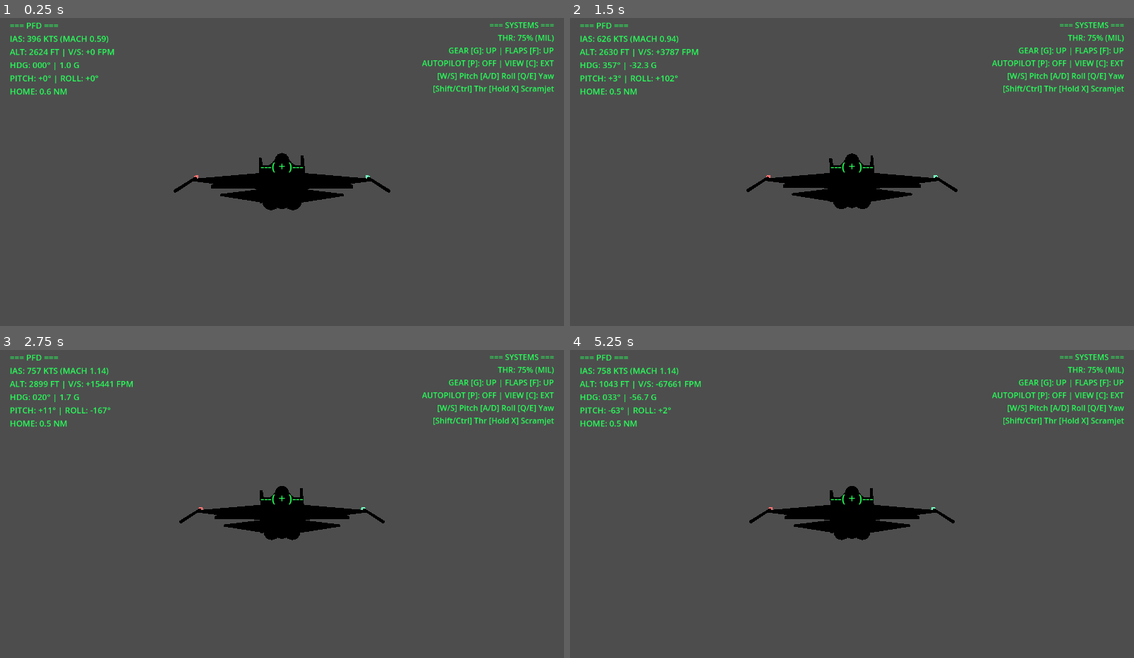
Above: before the commit, frames 1-4 (two rows, left to right).
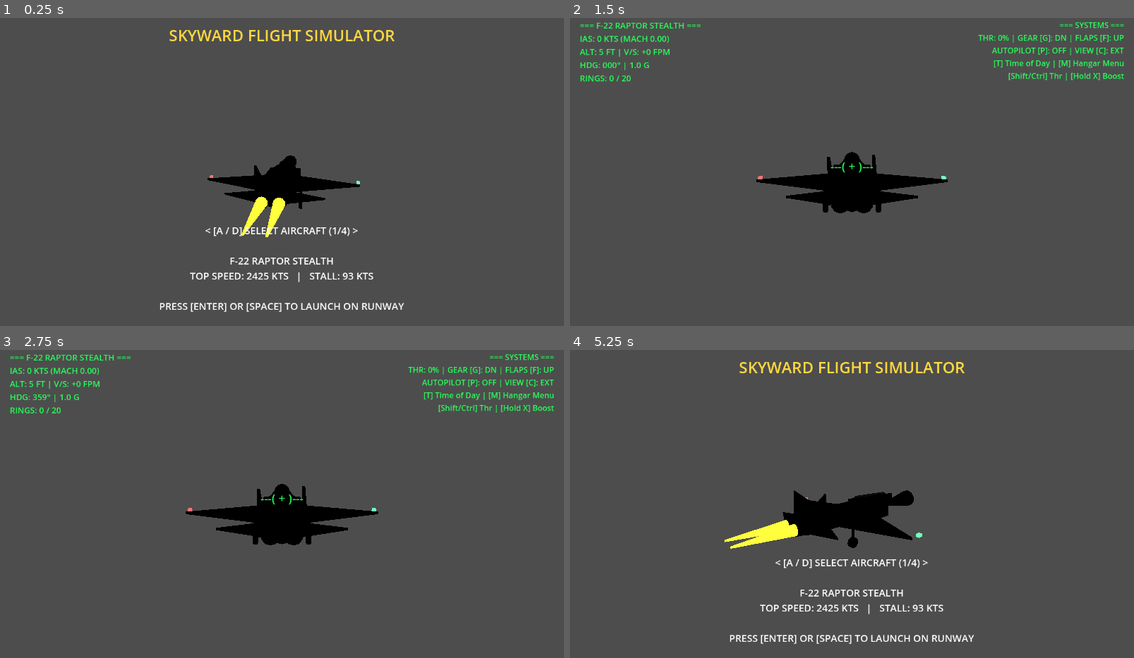
Above: after the commit, the same moments.

Repository: owentech30/Jetsim
Game: Godot game, scene res://main.tscn
Two runs of this game, one before a commit and one after it. Both use one fixed random seed, a clock stepped at 60 frames per second and the inputs below.
Inputs:
- Up to frame 1 (0.25 s): no input
- Up to frame 2 (1.5 s): tap Enter (ui_accept) at 0.5, 0.77, 1.07 s; hold Right (ui_right) 0.53-1.28 s; hold Space 0.53-1.28 s; tap M at 0.8, 1.35 s; hold W (pitch_down) from 1.28 s (still down)
- Up to frame 3 (2.75 s): tap Enter (ui_accept) at 1.52, 1.82 s; tap T at 1.55 s; release W (pitch_down) at 2.03 s; hold Right (ui_right) from 2.03 s (still down); hold T from 2.03 s (still down); tap X at 2.3 s
- Up to frame 4 (5.25 s): release Right (ui_right) at 2.78 s; release T at 2.78 s; hold S (pitch_up) 2.78-3.53 s; tap X at 2.85 s; tap Enter (ui_accept) at 3.02, 3.05, 3.32, 3.5, 3.6, 3.77, 4.07, 4.25, 4.52, 4.82 s; hold Space 3.53-4.28 s; hold Left (ui_left) 3.53-5.03 s; tap Space at 4.35 s; tap M at 4.55 s; hold W (pitch_down) from 5.03 s (still down); hold M from 5.03 s (still down)

The runs differ from the first frame. In frame 1, 5.3% of the frame differs, in the area x 1-99%, y 1-96%; in frame 2, 3.2%; in frame 3, 3.3%; in frame 4, 6.2%.

Commit message:
Implement aircraft data structure and flight updates
Added aircraft data structure and updated flight dynamics.

Diff:
--- a/jet.gd
+++ b/jet.gd
@@ -1,19 +1,39 @@
 extends CharacterBody3D
 
-var spd := 180.0
-var thr := 0.75
+const PLANES = [
+	{"name": "F-22 RAPTOR STEALTH", "mil": 520.0, "ab": 1250.0, "stall": 48.0, "acc": 95.0, "turn": 1.45, "roll": 2.4, "col": Color(0.36, 0.4, 0.45), "type": "f22"},
+	{"name": "SR-71 BLACKBIRD", "mil": 850.0, "ab": 1950.0, "stall": 75.0, "acc": 120.0, "turn": 1.0, "roll": 1.7, "col": Color(0.11, 0.12, 0.15), "type": "sr71"},
+	{"name": "CESSNA 172 SKYHAWK", "mil": 115.0, "ab": 145.0, "stall": 26.0, "acc": 35.0, "turn": 1.25, "roll": 1.8, "col": Color(0.92, 0.92, 0.94), "type": "cessna"},
+	{"name": "A-10 THUNDERBOLT II", "mil": 280.0, "ab": 420.0, "stall": 38.0, "acc": 65.0, "turn": 1.65, "roll": 2.1, "col": Color(0.33, 0.37, 0.32), "type": "a10"}
+]
+
+var state := "MENU"
+var sel := 0
+var spd := 0.0
+var thr := 0.0
 var flaps := false
-var gear := false
+var gear := true
 var pit := false
 var ap := false
-var p_alt := 800.0
+var p_alt := 1.8
 var p_vel := Vector3.ZERO
 var cd := 0.0
-
+var tod := 0.25
+var score := 0
+var orbit := 0.0
+
+var body_root: Node3D
+var prop: MeshInstance3D
 var cam: Camera3D
 var dash: Node3D
 var g_grp: Node3D
 var fl: Array[MeshInstance3D] = []
+var rings: Array[Node3D] = []
+var sun: DirectionalLight3D
+var sky_mat: ProceduralSkyMaterial
+var menu_ui: Control
+var flight_ui: Control
+var menu_lbl: Label
 var hl: Label
 var hr: Label
 var hw: Label
@@ -58,7 +78,7 @@
 	c.radial_segments = 10
 	return _mk(p, c, pos, mat, rot)
 
-func _lb(cv: CanvasLayer, anc: int, off: Vector4, col: Color, sz: int, al := HORIZONTAL_ALIGNMENT_LEFT) -> Label:
+func _lb(p: Node, anc: int, off: Vector4, col: Color, sz: int, al := HORIZONTAL_ALIGNMENT_LEFT) -> Label:
 	var l = Label.new()
 	l.set_anchors_preset(anc)
 	l.offset_left = off.x
@@ -68,75 +88,130 @@
 	l.horizontal_alignment = al
 	l.add_theme_color_override("font_color", col)
 	l.add_theme_font_size_override("font_size", sz)
-	cv.add_child(l)
+	p.add_child(l)
 	return l
+func _build_aircraft(idx: int) -> void:
+	if body_root:
+		body_root.queue_free()
+	fl.clear()
+	prop = null
+	body_root = Node3D.new()
+	add_child(body_root)
+
+	var p = PLANES[idx]
+	var hull = _mat(p["col"], 0.55)
+	var trim = _mat(Color(0.2, 0.22, 0.26), 0.65)
+	var gls = _mat(Color(0.85, 0.62, 0.18), 0.9, false, 0.85)
+	var drk = _mat(Color(0.11, 0.12, 0.14), 0.3)
+	var flame = _mat(Color(1.0, 0.5, 0.08), 0.0, true)
+
+	if p["type"] == "cessna":
+		_bx(body_root, Vector3(1.1, 1.1, 4.6), Vector3(0, 0.1, 0.2), hull)
+		_pr(body_root, Vector3(0.9, 2.8, 0.9), Vector3(0, 0.1, 3.6), hull, Vector3(90, 0, 0))
+		_bx(body_root, Vector3(1.05, 0.55, 1.8), Vector3(0, 0.45, -0.6), _mat(Color(0.2, 0.45, 0.7), 0.5, false, 0.8))
+		_bx(body_root, Vector3(10.8, 0.12, 1.5), Vector3(0, 0.85, -0.2), hull)
+		_bx(body_root, Vector3(3.6, 0.1, 0.9), Vector3(0, 0.2, 4.4), trim)
+		_pr(body_root, Vector3(1.4, 1.5, 0.12), Vector3(0, 0.95, 4.3), _mat(Color(0.85, 0.2, 0.2)), Vector3(0, 90, 0))
+		prop = _bx(body_root, Vector3(2.1, 0.18, 0.06), Vector3(0, 0.1, -2.25), drk)
+	else:
+		var len_m = 1.35 if p["type"] == "sr71" else 1.0
+		_cy(body_root, 0.65, 0.82, 6.2 * len_m, Vector3(0, 0, 0.4), hull, Vector3(90, 0, 0))
+		_cy(body_root, 0.02, 0.65, 3.4 * len_m, Vector3(0, -0.05, -4.4 * len_m), trim, Vector3(90, 0, 0))
+		_cy(body_root, 0.32, 0.48, 2.6, Vector3(0, 0.55, -1.7), gls, Vector3(84, 0, 0))
+		_pr(body_root, Vector3(1.5, 3.8, 0.85), Vector3(0, 0.25, -2.2), hull, Vector3(-90, 0, 0))
+		for s in [-1.0, 1.0]:
+			_bx(body_root, Vector3(0.65, 0.72, 3.2), Vector3(0.88 * s, -0.08, -0.6), trim)
+			_cy(body_root, 0.36, 0.44, 0.9, Vector3(0.45 * s, 0, 3.85), drk, Vector3(90, 0, 0))
+			if p["type"] == "a10":
+				_bx(body_root, Vector3(5.6, 0.15, 1.8), Vector3(3.1 * s, 0.05, 0.4), hull)
+				_cy(body_root, 0.45, 0.45, 2.2, Vector3(1.1 * s, 0.65, 2.2), trim, Vector3(90, 0, 0))
+			else:
+				_pr(body_root, Vector3(3.4, 4.4 * len_m, 0.14), Vector3(2.9 * s, 0.02, 0.9), hull, Vector3(90, 90 * s, 0))
+			_bx(body_root, Vector3(0.16, 0.16, 0.25), Vector3(5.1 * s, 0.05, 0.35), _mat(Color(1, 0.15, 0.15) if s < 0 else Color(0.15, 1, 0.25), 0, true))
+			_pr(body_root, Vector3(1.8, 2.2, 0.1), Vector3(1.7 * s, 0, 3.4), trim, Vector3(90, 90 * s, 0))
+			_pr(body_root, Vector3(1.9, 1.8, 0.12), Vector3(0.95 * s, 0.9, 3.1), hull, Vector3(0, 90, -24 * s))
+			fl.append(_cy(body_root, 0.05, 0.34, 3.2, Vector3(0.45 * s, 0, 5.7), flame, Vector3(90, 0, 0)))
+
+	g_grp = Node3D.new()
+	body_root.add_child(g_grp)
+	for gp in [Vector3(0, -0.85, -2.5), Vector3(-1.4, -0.85, 1.2), Vector3(1.4, -0.85, 1.2)]:
+		_cy(g_grp, 0.08, 0.08, 0.95, gp, trim)
+		_cy(g_grp, 0.32, 0.32, 0.22, gp + Vector3(0, -0.45, 0), drk, Vector3(0, 0, 90))
+	_sync()
 
 func _sync() -> void:
-	g_grp.visible = gear
-	dash.visible = pit
-	cam.position = Vector3(0, 0.75, -1.55) if pit else Vector3(0, 3.2, 12.5)
-	cam.rotation_degrees = Vector3(-2 if pit else -12, 0, 0)
+	if g_grp:
+		g_grp.visible = gear
+	if dash:
+		dash.visible = pit and state == "FLY"
+	if cam and state == "FLY":
+		cam.position = Vector3(0, 0.78, -1.35) if pit else Vector3(0, 3.2, 12.5)
+		cam.rotation_degrees = Vector3(-2 if pit else -12, 0, 0)
+
+func _enter_menu() -> void:
+	state = "MENU"
+	spd = 0.0
+	thr = 0.0
+	gear = true
+	pit = false
+	ap = false
+	global_position = Vector3(0, 1.8, 120)
+	rotation = Vector3.ZERO
+	menu_ui.visible = true
+	flight_ui.visible = false
+	_build_aircraft(sel)
+
+func _start_flight() -> void:
+	state = "FLY"
+	menu_ui.visible = false
+	flight_ui.visible = true
+	global_position = Vector3(0, 1.8, 120)
+	rotation = Vector3.ZERO
+	thr = 0.0
+	spd = 0.0
+	gear = true
+	_sync()
 func _ready() -> void:
-	global_position = Vector3(0, 800, 800)
 	var col = CollisionShape3D.new()
 	var bs = BoxShape3D.new()
 	bs.size = Vector3(5, 1.5, 9)
 	col.shape = bs
 	add_child(col)
 
-	var hull = _mat(Color(0.36, 0.4, 0.45), 0.55)
-	var trim = _mat(Color(0.24, 0.27, 0.31), 0.65)
-	var gls = _mat(Color(0.85, 0.62, 0.18), 0.9, false, 0.85)
-	var drk = _mat(Color(0.11, 0.12, 0.14), 0.3)
-
-	_cy(self, 0.65, 0.82, 6.2, Vector3(0, 0, 0.4), hull, Vector3(90, 0, 0))
-	_cy(self, 0.02, 0.65, 3.4, Vector3(0, -0.05, -4.4), trim, Vector3(90, 0, 0))
-	_cy(self, 0.32, 0.48, 2.6, Vector3(0, 0.55, -1.7), gls, Vector3(84, 0, 0))
-	_pr(self, Vector3(1.5, 3.8, 0.85), Vector3(0, 0.25, -2.2), hull, Vector3(-90, 0, 0))
-	_bx(self, Vector3(0.75, 0.45, 3.8), Vector3(0, 0.45, 1.1), hull)
-
-	for s in [-1.0, 1.0]:
-		_bx(self, Vector3(0.65, 0.72, 3.2), Vector3(0.88 * s, -0.08, -0.6), trim, Vector3(0, -6 * s, 0))
-		_bx(self, Vector3(0.52, 0.58, 0.2), Vector3(0.94 * s, -0.08, -2.22), drk)
-		_cy(self, 0.36, 0.44, 0.9, Vector3(0.45 * s, 0, 3.85), drk, Vector3(90, 0, 0))
-		_pr(self, Vector3(3.4, 4.4, 0.14), Vector3(2.9 * s, 0.02, 0.9), hull, Vector3(90, 90 * s, 0))
-		_bx(self, Vector3(2.8, 0.14, 0.9), Vector3(2.2 * s, 0.02, 1.8), trim)
-		_cy(self, 0.08, 0.08, 2.6, Vector3(5.1 * s, 0.02, 1.6), trim, Vector3(90, 0, 0))
-		_bx(self, Vector3(0.16, 0.16, 0.25), Vector3(5.1 * s, 0.05, 0.35), _mat(Color(1, 0.15, 0.15) if s < 0 else Color(0.15, 1, 0.25), 0, true))
-		_pr(self, Vector3(1.8, 2.2, 0.1), Vector3(1.7 * s, 0, 3.4), trim, Vector3(90, 90 * s, 0))
-		_pr(self, Vector3(1.9, 1.8, 0.12), Vector3(0.95 * s, 0.9, 3.1), hull, Vector3(0, 90, -24 * s))
-		fl.append(_cy(self, 0.05, 0.34, 3.2, Vector3(0.45 * s, 0, 5.7), _mat(Color(1, 0.5, 0.08), 0, true), Vector3(90, 0, 0)))
-
-	g_grp = Node3D.new()
-	add_child(g_grp)
-	for gp in [Vector3(0, -0.85, -3.1), Vector3(-1.4, -0.85, 1.2), Vector3(1.4, -0.85, 1.2)]:
-		_cy(g_grp, 0.08, 0.08, 0.95, gp, trim)
-		_cy(g_grp, 0.32, 0.32, 0.22, gp + Vector3(0, -0.45, 0), drk, Vector3(0, 0, 90))
-
 	dash = Node3D.new()
 	add_child(dash)
-	_bx(dash, Vector3(0.95, 0.35, 0.6), Vector3(0, 0.32, -2.3), drk)
-
+	_bx(dash, Vector3(0.95, 0.35, 0.6), Vector3(0, 0.32, -2.1), _mat(Color(0.11, 0.12, 0.14)))
 	cam = Camera3D.new()
 	cam.far = 15000.0
 	add_child(cam)
 
 	var cv = CanvasLayer.new()
 	add_child(cv)
-	var g = Color(0.15, 1, 0.35)
-	hl = _lb(cv, Control.PRESET_TOP_LEFT, Vector4(20, 20, 460, 260), g, 17)
-	hr = _lb(cv, Control.PRESET_TOP_RIGHT, Vector4(-380, 20, -20, 280), g, 16, HORIZONTAL_ALIGNMENT_RIGHT)
-	_lb(cv, Control.PRESET_CENTER, Vector4(-60, -20, 60, 20), g, 24, HORIZONTAL_ALIGNMENT_CENTER).text = "---( + )---"
-	hw = _lb(cv, Control.PRESET_CENTER_TOP, Vector4(-300, 36, 300, 85), Color(1, 0.25, 0.2), 20, HORIZONTAL_ALIGNMENT_CENTER)
+	var grn = Color(0.15, 1, 0.35)
+	var gold = Color(1.0, 0.85, 0.25)
+
+	menu_ui = Control.new()
+	menu_ui.set_anchors_preset(Control.PRESET_FULL_RECT)
+	cv.add_child(menu_ui)
+	_lb(menu_ui, Control.PRESET_CENTER_TOP, Vector4(-450, 30, 450, 95), gold, 32, HORIZONTAL_ALIGNMENT_CENTER).text = "SKYWARD FLIGHT SIMULATOR"
+	menu_lbl = _lb(menu_ui, Control.PRESET_CENTER_BOTTOM, Vector4(-480, -210, 480, -30), Color.WHITE, 20, HORIZONTAL_ALIGNMENT_CENTER)
+
+	flight_ui = Control.new()
+	flight_ui.set_anchors_preset(Control.PRESET_FULL_RECT)
+	cv.add_child(flight_ui)
+	hl = _lb(flight_ui, Control.PRESET_TOP_LEFT, Vector4(20, 20, 480, 280), grn, 17)
+	hr = _lb(flight_ui, Control.PRESET_TOP_RIGHT, Vector4(-420, 20, -20, 290), grn, 16, HORIZONTAL_ALIGNMENT_RIGHT)
+	_lb(flight_ui, Control.PRESET_CENTER, Vector4(-60, -20, 60, 20), grn, 24, HORIZONTAL_ALIGNMENT_CENTER).text = "---( + )---"
+	hw = _lb(flight_ui, Control.PRESET_CENTER_TOP, Vector4(-320, 36, 320, 85), Color(1, 0.25, 0.2), 20, HORIZONTAL_ALIGNMENT_CENTER)
 
 	var wr = get_tree().root
 	var rng = RandomNumberGenerator.new()
-	rng.seed = 1337
-	var sm = ProceduralSkyMaterial.new()
-	sm.sky_top_color = Color(0.08, 0.28, 0.72)
-	sm.sky_horizon_color = Color(0.66, 0.82, 0.96)
+	rng.seed = 2026
+	sky_mat = ProceduralSkyMaterial.new()
+	sky_mat.sky_top_color = Color(0.08, 0.28, 0.72)
+	sky_mat.sky_horizon_color = Color(0.66, 0.82, 0.96)
 	var sky = Sky.new()
-	sky.sky_material = sm
+	sky.sky_material = sky_mat
 	var env = Environment.new()
 	env.background_mode = Environment.BG_SKY
 	env.sky = sky
@@ -148,7 +223,7 @@
 	we.environment = env
 	wr.add_child(we)
 
-	var sun = DirectionalLight3D.new()
+	sun = DirectionalLight3D.new()
 	sun.rotation_degrees = Vector3(-45, 30, 0)
 	sun.light_energy = 1.25
 	wr.add_child(sun)
@@ -159,17 +234,29 @@
 	var pm2 = PlaneMesh.new()
 	pm2.size = Vector2(100000, 100000)
 	_mk(wr, pm2, Vector3.ZERO, _mat(Color(0.2, 0.4, 0.22)))
+
+	var drk = _mat(Color(0.13, 0.14, 0.16))
+	var wht = _mat(Color(0.95, 0.95, 0.95), 0, true)
 	_bx(wr, Vector3(50, 0.5, 2400), Vector3(0, 0.25, -900), drk)
 	_bx(wr, Vector3(50, 0.5, 2400), Vector3(14000, 0.25, -22000), drk, Vector3(0, 45, 0))
-	_bx(wr, Vector3(18, 45, 18), Vector3(65, 22.5, -800), hull)
+	_bx(wr, Vector3(18, 45, 18), Vector3(65, 22.5, -800), _mat(Color(0.4, 0.45, 0.5)))
+	for z in range(-2050, 250, 90):
+		_bx(wr, Vector3(1.5, 0.6, 35), Vector3(0, 0.3, float(z)), wht)
+
+	for i in range(55):
+		var bx_x = rng.randf_range(900.0, 4500.0)
+		var bx_z = rng.randf_range(-6500.0, -1800.0)
+		var bh = rng.randf_range(80.0, 460.0)
+		var bw = rng.randf_range(65.0, 160.0)
+		_bx(wr, Vector3(bw, bh, bw), Vector3(bx_x, bh * 0.5, bx_z), _mat(Color(0.25, 0.32, 0.42), 0.7))
 
 	var mm = _mat(Color(0.28, 0.33, 0.3))
 	var ms = _mat(Color(0.92, 0.95, 0.98))
 	var mc = _mat(Color(1, 1, 1), 0, false, 0.82)
-	for i in range(65):
+	for i in range(70):
 		var mx = rng.randf_range(-42000, 42000)
 		var mz = rng.randf_range(-42000, 42000)
-		if abs(mx) < 1800 and abs(mz) < 3500:
+		if abs(mx) < 5200 and abs(mz) < 7500:
 			continue
 		var h = rng.randf_range(600, 2600)
 		var w = rng.randf_range(1600, 4200)
@@ -178,16 +265,47 @@
 		if h > 1200:
 			_pr(wr, Vector3(w * 0.42, h * 0.42, w * 0.42), Vector3(mx, h * 0.76, mz), ms, Vector3(0, ry, 0))
 
-	for i in range(90):
+	for i in range(95):
 		_bx(wr, Vector3(rng.randf_range(600, 2200), rng.randf_range(60, 180), rng.randf_range(600, 2200)), Vector3(rng.randf_range(-35000, 35000), rng.randf_range(1400, 3200), rng.randf_range(-35000, 35000)), mc)
 
-	for z in range(-2100, 350, 150):
-		for x in [-26.0, 26.0]:
-			_bx(wr, Vector3(2.5, 2.5, 2.5), Vector3(x, 1.5, float(z)), _mat(Color(0.2, 1, 0.4), 0, true))
-	_sync()
+	var ring_mat = _mat(gold, 0, true)
+	for i in range(20):
+		var rg = Node3D.new()
+		rg.position = Vector3(sin(i * 0.6) * 1800.0, 280.0 + i * 55.0, -1600.0 - i * 1100.0)
+		_bx(rg, Vector3(95, 6, 6), Vector3(0, 45, 0), ring_mat)
+		_bx(rg, Vector3(95, 6, 6), Vector3(0, -45, 0), ring_mat)
+		_bx(rg, Vector3(6, 95, 6), Vector3(-45, 0, 0), ring_mat)
+		_bx(rg, Vector3(6, 95, 6), Vector3(45, 0, 0), ring_mat)
+		wr.add_child(rg)
+		rings.append(rg)
+
+	_enter_menu()
 
 func _physics_process(delta: float) -> void:
 	cd = max(0.0, cd - delta)
+	if prop:
+		prop.rotate_z(25.0 * delta * max(0.2, thr))
+
+	if state == "MENU":
+		orbit += 0.55 * delta
+		cam.position = Vector3(sin(orbit) * 14.0, 4.2, cos(orbit) * 14.0)
+		cam.look_at(global_position + Vector3(0, 0.8, 0), Vector3.UP)
+		if cd == 0.0:
+			if Input.is_action_just_pressed("ui_right") or Input.is_key_pressed(KEY_D):
+				sel = (sel + 1) % PLANES.size()
+				_build_aircraft(sel)
+				cd = 0.22
+			elif Input.is_action_just_pressed("ui_left") or Input.is_key_pressed(KEY_A):
+				sel = (sel - 1 + PLANES.size()) % PLANES.size()
+				_build_aircraft(sel)
+				cd = 0.22
+			elif Input.is_action_just_pressed("ui_accept") or Input.is_key_pressed(KEY_SPACE):
+				_start_flight()
+				cd = 0.3
+		var p = PLANES[sel]
+		menu_lbl.text = "< [A / D] SELECT AIRCRAFT (%d/%d) >\n\n%s\nTOP SPEED: %d KTS   |   STALL: %d KTS\n\nPRESS [ENTER] OR [SPACE] TO LAUNCH ON RUNWAY" % [sel + 1, PLANES.size(), p["name"], int(p["ab"] * 1.94), int(p["stall"] * 1.94)]
+		return
+
 	if cd == 0.0:
 		if Input.is_key_pressed(KEY_F):
 			flaps = !flaps
@@ -203,24 +321,40 @@
 		elif Input.is_key_pressed(KEY_P):
 			ap = !ap
 			cd = 0.25
-
+		elif Input.is_key_pressed(KEY_M):
+			_enter_menu()
+			cd = 0.3
+			return
+		elif Input.is_key_pressed(KEY_T):
+			tod = fmod(tod + 0.25, 1.0)
+			sun.rotation_degrees.x = lerp(-15.0, -165.0, tod)
+			sun.light_energy = 0.25 if tod > 0.7 else 1.25
+			sky_mat.sky_top_color = Color(0.02, 0.04, 0.14) if tod > 0.7 else Color(0.08, 0.28, 0.72)
+			cd = 0.25
+
+	for rg in rings:
+		if rg.visible and global_position.distance_to(rg.position) < 62.0:
+			rg.visible = false
+			score += 1
+
+	var p = PLANES[sel]
 	if Input.is_action_pressed("throttle_up"):
 		thr = clamp(thr + 0.45 * delta, 0.0, 1.0)
 	if Input.is_action_pressed("throttle_down"):
 		thr = clamp(thr - 0.45 * delta, 0.0, 1.0)
 
-	var scram = Input.is_key_pressed(KEY_X) and not flaps
+	var scram = Input.is_key_pressed(KEY_X) and not flaps and p["type"] != "cessna"
 	var ab = (thr > 0.85 or scram) and not flaps
 	for f in fl:
 		f.visible = ab
 		f.scale = Vector3(1.1, randf_range(1.6, 2.4) if scram else randf_range(0.95, 1.45), 1.1)
 
-	var max_s = (1250.0 if ab else 520.0) * (1.45 if scram else 1.0) * (0.5 if flaps else 1.0) * (0.65 if gear else 1.0)
-	var stall = 48.0 * (0.7 if flaps else 1.0)
+	var max_s = (p["ab"] if ab else p["mil"]) * (1.45 if scram else 1.0) * (0.5 if flaps else 1.0) * (0.65 if gear else 1.0)
+	var stall = p["stall"] * (0.7 if flaps else 1.0)
 	var fwd = -global_transform.basis.z
-	spd = clamp(move_toward(spd, max_s if scram else max_s * thr, 95.0 * (2.8 if scram else (1.8 if ab else 1.0)) * delta) - fwd.y * 28.0 * delta, 0.0, 1875.0)
-
-	var auth = clamp(spd / 60.0, 0.12, 1.0)
+	spd = clamp(move_toward(spd, max_s if scram else max_s * thr, p["acc"] * (2.8 if scram else (1.8 if ab else 1.0)) * delta) - fwd.y * 28.0 * delta, 0.0, 2800.0)
+
+	var auth = clamp(spd / max(20.0, stall), 0.12, 1.0)
 	var pi = Input.get_axis("pitch_down", "pitch_up")
 	var ri = Input.get_axis("roll_right", "roll_left")
 	var yi = Input.get_axis("yaw_right", "yaw_left")
@@ -231,8 +365,8 @@
 		rotation.x = move_toward(rotation.x, 0.0, 0.8 * delta)
 		rotation.z = move_toward(rotation.z, 0.0, 1.2 * delta)
 	else:
-		rotate_object_local(Vector3.RIGHT, pi * 1.45 * auth * delta)
-		rotate_object_local(Vector3.FORWARD, ri * 2.4 * auth * delta)
+		rotate_object_local(Vector3.RIGHT, pi * p["turn"] * auth * delta)
+		rotate_object_local(Vector3.FORWARD, ri * p["roll"] * auth * delta)
 		rotate_object_local(Vector3.UP, yi * 0.75 * auth * delta)
 
 	rotate_y(sin(rotation.z) * 0.45 * auth * delta)
@@ -252,11 +386,11 @@
 		if thr < 0.15:
 			spd = move_toward(spd, 0.0, 22.0 * delta)
 
-	cam.fov = lerp(cam.fov, lerp(70.0, 102.0, spd / 1812.0), 5.0 * delta)
+	cam.fov = lerp(cam.fov, lerp(70.0, 102.0, spd / 2000.0), 5.0 * delta)
 	var vs = int(((global_position.y - p_alt) / delta) * 196.85)
 	p_alt = global_position.y
 	var mach = spd / 343.0
 
-	hl.text = "=== PFD ===\nIAS: %d KTS (MACH %.2f)\nALT: %d FT | V/S: %+d FPM\nHDG: %03d° | %.1f G\nPITCH: %+d° | ROLL: %+d°\nHOME: %.1f NM" % [int(spd * 1.94384), mach, int(global_position.y * 3.28084), vs, int(fposmod(-rad_to_deg(rotation.y), 360.0)), gl, int(rad_to_deg(rotation.x)), int(rad_to_deg(rotation.z)), global_position.length() / 1852.0]
-	hr.text = "=== SYSTEMS ===\nTHR: %d%% (%s)\nGEAR [G]: %s | FLAPS [F]: %s\nAUTOPILOT [P]: %s | VIEW [C]: %s\n[W/S] Pitch [A/D] Roll [Q/E] Yaw\n[Shift/Ctrl] Thr [Hold X] Scramjet" % [int(thr * 100), "SCRAMJET" if scram else ("AB" if ab else "MIL"), "DN" if gear else "UP", "DN" if flaps else "UP", "ON" if ap else "OFF", "PIT" if pit else "EXT"]
-	hw.text = "⚠ STALL WARNING ⚠" if (spd < stall and global_po …(193 unchanged characters)… NIC MACH %.2f <<<" % mach if scram else (">> SUPERSONIC MACH %.2f <<" % mach if (ab and mach >= 1.0) else ""))))
+	hl.text = "=== %s ===\nIAS: %d KTS (MACH %.2f)\nALT: %d FT | V/S: %+d FPM\nHDG: %03d° | %.1f G\nRINGS: %d / 20" % [p["name"], int(spd * 1.94384), mach, int(global_position.y * 3.28084), vs, int(fposmod(-rad_to_deg(rotation.y), 360.0)), gl, score]
+	hr.text = "=== SYSTEMS ===\nTHR: %d%% | GEAR [G]: %s | FLAPS [F]: %s\nAUTOPILOT [P]: %s | VIEW [C]: %s\n[T] Time of Day | [M] Hangar Menu\n[Shift/Ctrl] Thr | [Hold X] Boost" % [int(thr * 100), "DN" if gear else "UP", "DN" if flaps else "UP", "ON" if ap else "OFF", "PIT" if pit else "EXT"]
+	hw.text = "⚠ STALL WARNING ⚠" if (spd < stall and global_po …(193 unchanged characters)… NIC MACH %.2f <<<" % mach if scram else "")))
